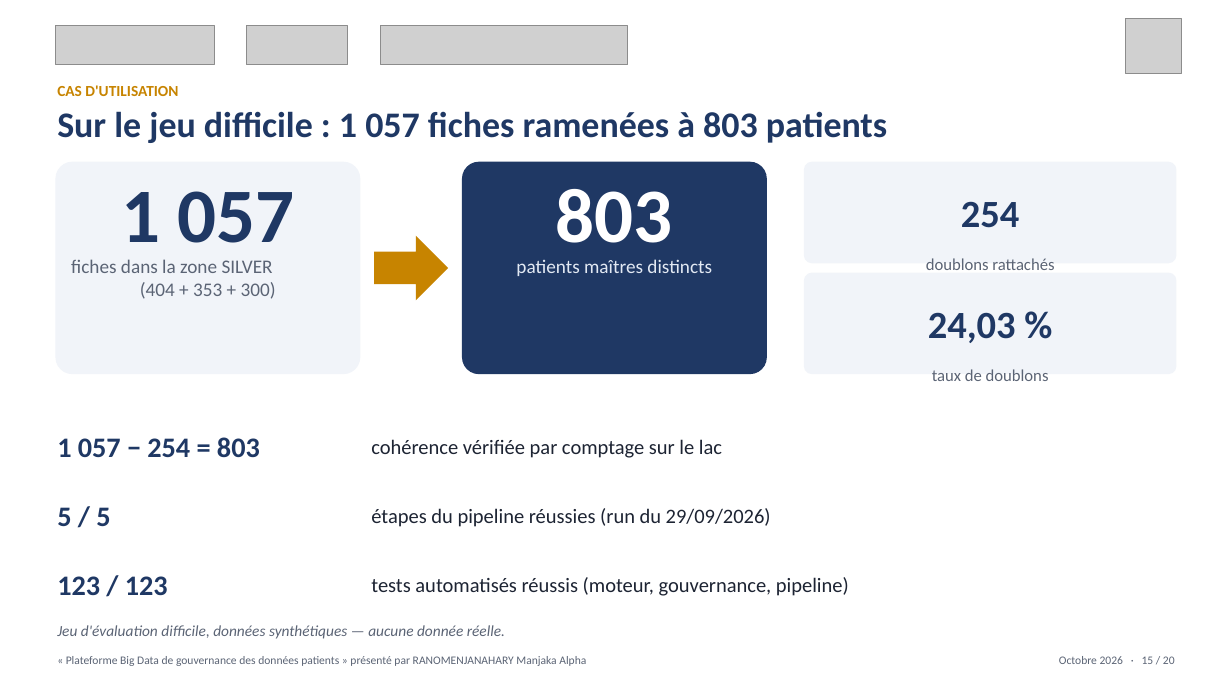
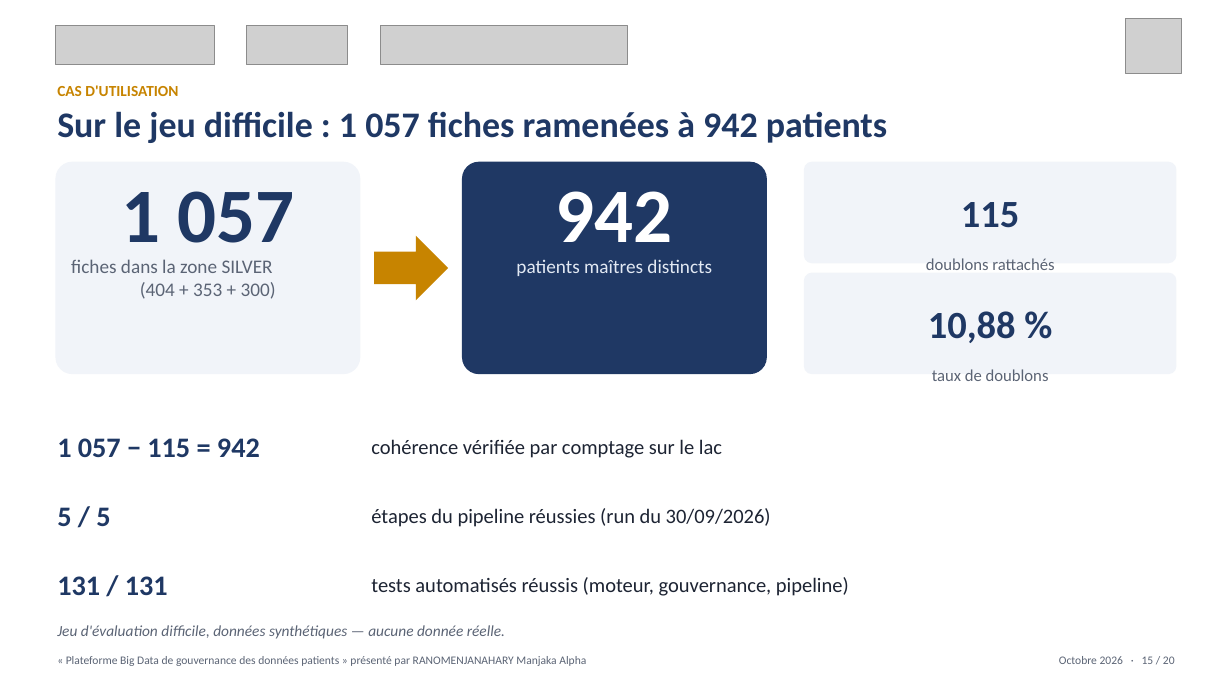
Before and after one commit to Alphamanjaka/test-big-data, a slide deck: slide 15 of documents/slide_soutenance/Soutenance_M2_MBDS_RANOMENJANAHARY.pptx. Drawn at 1232x693 pixels with LibreOffice and Linux fonts; fonts in the diff are those of the drawing; grey boxes stand for pictures. Boxes give left, top, right and bottom in pixels: in the first picture for what was removed or moved away, otherwise in the second. Text is boxed around its words. In the diff, an @@ line names an element or a change of style, - is before the commit and + after.

```diff
--- a/documents/slide_soutenance/Soutenance_M2_MBDS_RANOMENJANAHARY.pptx
+++ b/documents/slide_soutenance/Soutenance_M2_MBDS_RANOMENJANAHARY.pptx
@@ text at [57,111,887,143]: text changed @@
-Sur le jeu difficile : 1 057 fiches ramenées à 803 patients
+Sur le jeu difficile : 1 057 fiches ramenées à 942 patients
@@ text at [556,191,673,261]: text changed @@
-803
+942
@@ text at [961,202,1019,228]: text changed @@
-254
+115
@@ text at [928,311,1016,343]: text changed @@
-24,03 %
+10,88 %
@@ text at [57,438,260,457]: text changed @@
-1 057 − 254 = 803
+1 057 − 115 = 942
@@ text at [371,508,771,527]: text changed @@
-étapes du pipeline réussies (run du 29/09/2026)
+étapes du pipeline réussies (run du 30/09/2026)
@@ text at [57,576,168,595]: text changed @@
-123 / 123
+131 / 131
```
Also in this commit, not shown: 4 other slides changed, 27 other files.
